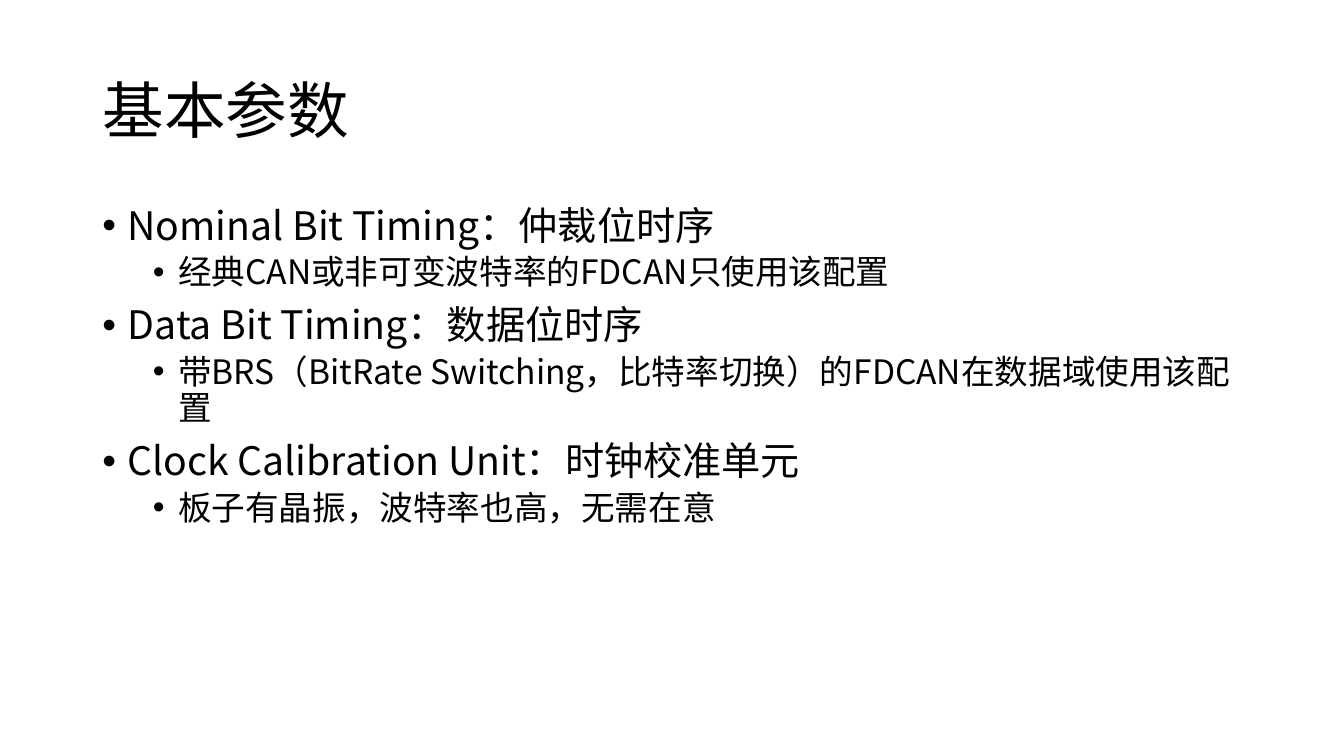
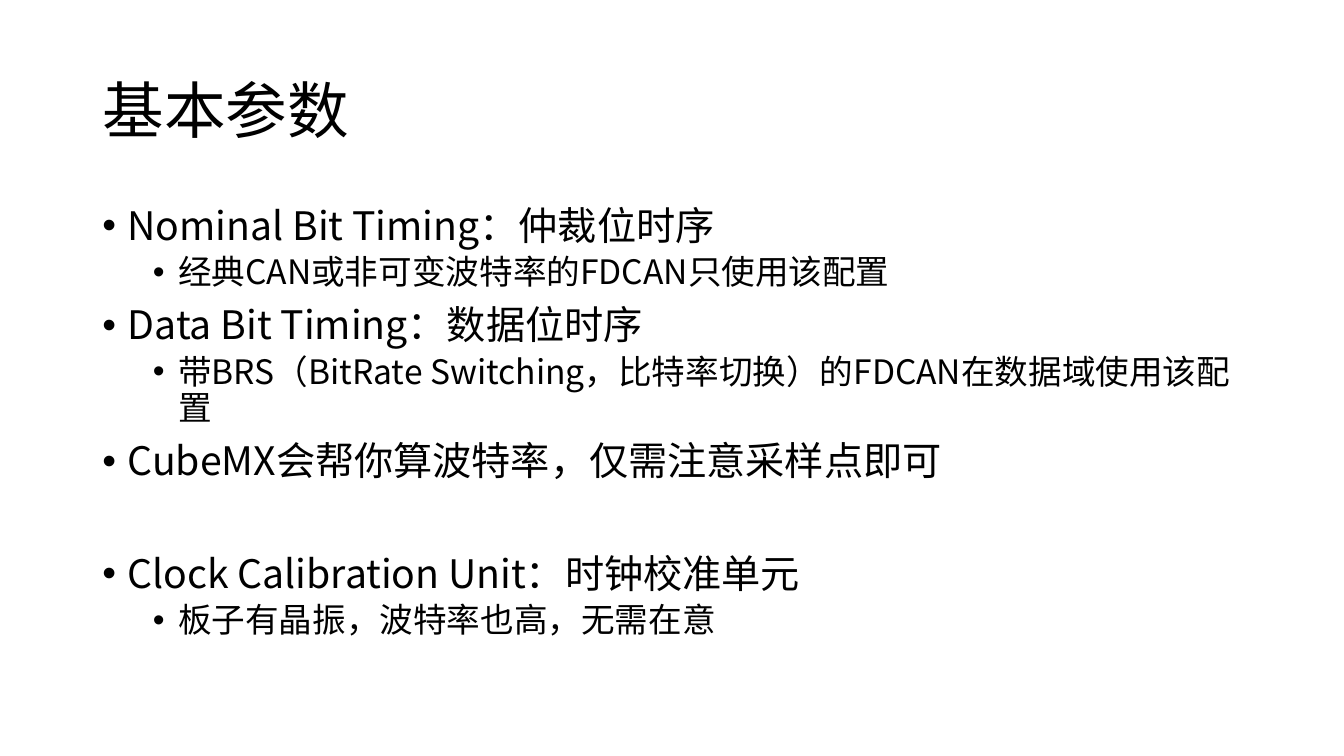
Before and after one commit to JLU-Robomaster-Embedded/embedded_tutorial, a slide deck: slide 38 of 2_STM32基本功能.pptx (slide 36 before the commit). Drawn at 1344x756 pixels with LibreOffice and Linux fonts; fonts in the diff are those of the drawing. Boxes give left, top, right and bottom in pixels: in the first picture for what was removed or moved away, otherwise in the second. Text is boxed around its words. In the diff, an @@ line names an element or a change of style, - is before the commit and + after.

```diff
--- a/2_STM32基本功能.pptx
+++ b/2_STM32基本功能.pptx
@@ text at (128, 442, 942, 479): paragraph added @@
+• CubeMX会帮你算波特率，仅需注意采样点即可
```
Also in this commit, not shown: 1 other slide changed, 15 slides added.
